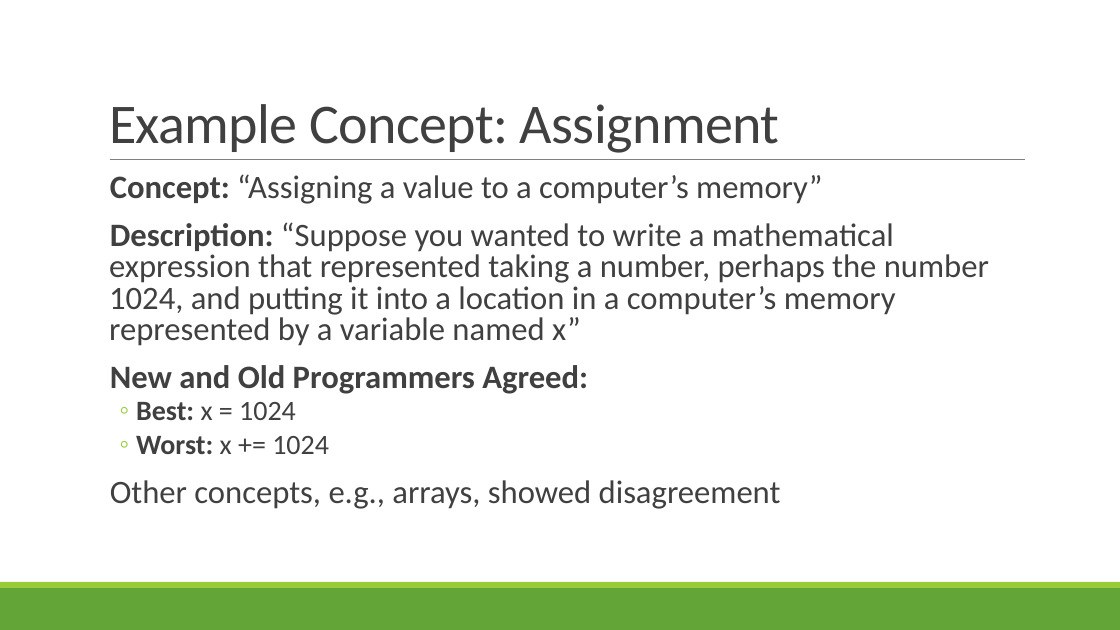
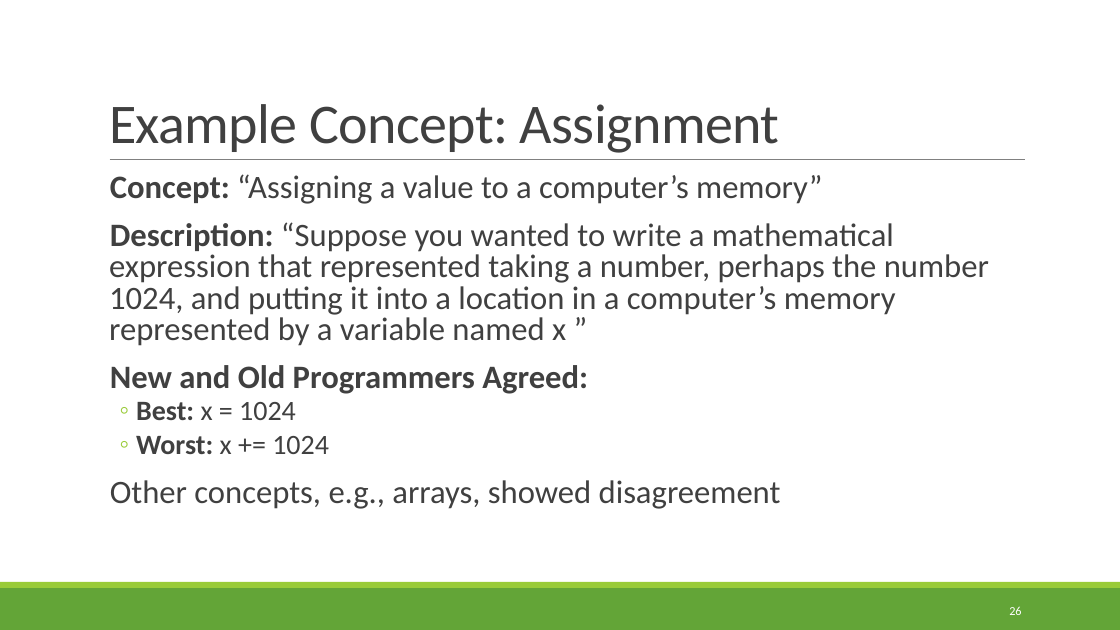
Before and after one commit to rbohrer/pl-course, a slide deck: slide 26 of LectureSlides/09Design2.pptx (slide 23 before the commit). Drawn at 1120x630 pixels with LibreOffice and Linux fonts; fonts in the diff are those of the drawing. Boxes give left, top, right and bottom in pixels: in the first picture for what was removed or moved away, otherwise in the second. Text is boxed around its words. In the diff, an @@ line names an element or a change of style, - is before the commit and + after.

```diff
--- a/LectureSlides/09Design2.pptx
+++ b/LectureSlides/09Design2.pptx
@@ text at (109, 222, 989, 346): spaces changed @@
-  Description: “Suppose you wanted to write a mathematical expression that represented taking a number, perhaps the number 1024, and putting it into a location in a computer’s memory represented by a variable named x”
+  Description: “Suppose you wanted to write a mathematical expression that represented taking a number, perhaps the number 1024, and putting it into a location in a computer’s memory represented by a variable named x ”
@@ page number added at (1009, 606, 1021, 615), 10.5 pt, text #FFFFFF @@
+26
```
Also in this commit, not shown: 43 other slides changed, 4 slides added.
